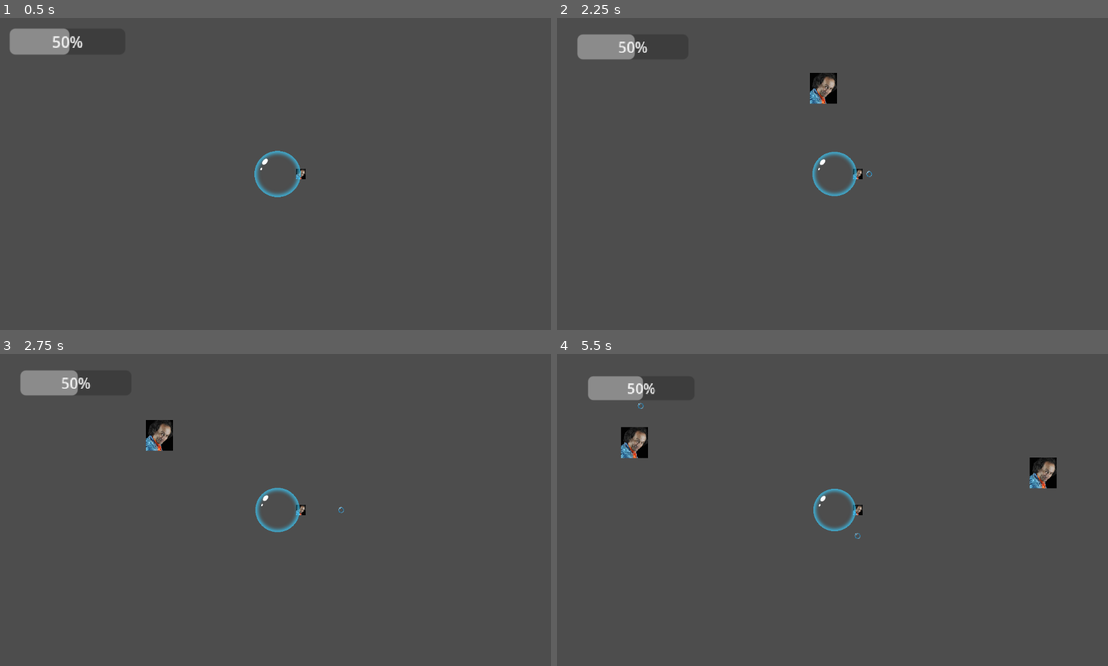
Above: before the commit, frames 1-4 (two rows, left to right).
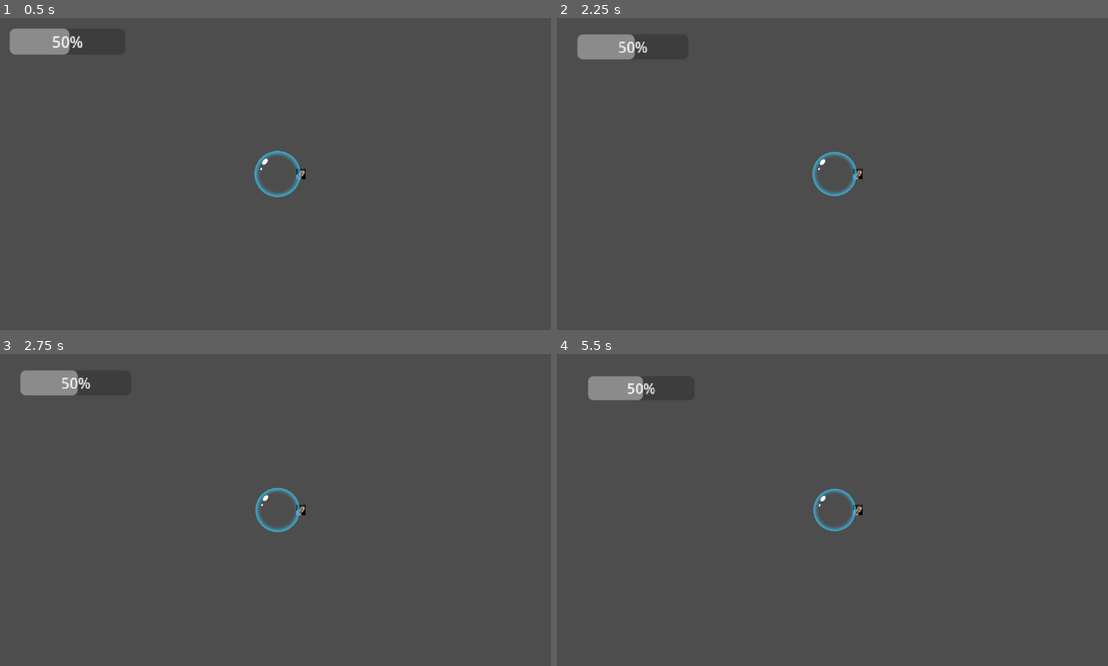
Above: after the commit, the same moments.

Repository: Zodayan/BubbleSurvivor
Game: Godot game, scene res://scenes/game.tscn
Two runs of this game, one before a commit and one after it. Both use one fixed random seed, a clock stepped at 60 frames per second and the inputs below.
Inputs (mouse positions are in pixels of both pictures, inside the frame that each line leads up to):
- Up to frame 1 (0.5 s): no input
- Up to frame 2 (2.25 s): tap Enter at 0.5 s; move the mouse to (959, 158) at 0.52 s; press the mouse at (959, 158) at 0.53 s; hold Right (right) 0.53-1.28 s; move the mouse to (722, 189) at 1.27 s; release the mouse at (722, 189) at 1.28 s; hold Down (down) 1.28-2.03 s; click (722, 189) at 1.35 s; move the mouse to (887, 105) at 2.02 s; press the mouse at (887, 105) at 2.03 s; hold Right (right) from 2.03 s (still down)
- Up to frame 3 (2.75 s): keep holding Right (right)
- Up to frame 4 (5.5 s): move the mouse to (804, 572) at 2.77 s; release Right (right) at 2.78 s; release the mouse at (804, 572) at 2.78 s; hold Up (up) 2.78-3.53 s; click (804, 572) at 2.85 s; move the mouse to (1003, 556) at 3.52 s; press the mouse at (1003, 556) at 3.53 s; hold Q (left) 3.53-5.03 s; move the mouse to (667, 463) at 4.27 s; release the mouse at (667, 463) at 4.28 s; click (667, 463) at 4.35 s; move the mouse to (860, 510) at 5.02 s; press the mouse at (860, 510) at 5.03 s; hold Down (down) from 5.03 s (still down)

Frame 1 is identical in both runs. In frame 2, 0.5% of the frame differs, in the area x 45-58%, y 17-52%; in frame 3, 0.5%; in frame 4, 1.0%, in the area x 11-91%, y 15-60%.

Commit message:
le pistolet simple fonctionne bien

Diff:
--- a/bubblesurvior/scripts/Manager/EnemyManager.gd
+++ b/bubblesurvior/scripts/Manager/EnemyManager.gd
@@ -67,3 +67,19 @@
 func _ennemyKilled(ennemy : Enemy) :
 	wave.erase(ennemy)
 	killCount+=1
+
+func _nearest_enemy(pos: Vector2):
+	# On renvoie void si il n'y a pas d'ennemis dans la liste d'ennemis
+	if len(wave) == 0:
+		return
+
+	# On va itérer sur la liste des ennemis sur la map pour trouver le plus proche du point d'entrée
+	var plus_proche: Enemy = wave[0]
+	var meilleure_dist: float = pos.distance_to(plus_proche.position)
+
+	for ennemi in wave:
+		if pos.distance_to(ennemi.position) < meilleure_dist:
+			meilleure_dist = pos.distance_to(ennemi.position)
+			plus_proche = ennemi
+
+	return plus_proche
--- a/bubblesurvior/scripts/projectiles/projectile_simple.gd
+++ b/bubblesurvior/scripts/projectiles/projectile_simple.gd
@@ -1,2 +1,6 @@
 extends Projectile
 class_name ProjectileSimple
+
+func _init() -> void:
+	vitesse = 600
+	penetration = 1
--- a/bubblesurvior/scripts/weapons/pistolet.gd
+++ b/bubblesurvior/scripts/weapons/pistolet.gd
@@ -9,15 +9,15 @@
 func action_tirer() -> void:
 	var scene_manager: SceneManager = CustomSceneTree.getInstance()._sceneManager
 	var player_manager: PlayerManager = CustomSceneTree.getInstance()._playerManager
+	var enemy_manager: EnnemyManager = CustomSceneTree.getInstance()._ennemyManager
 	var player_direction: Vector2 = Vector2(player_manager.playerBody.deplacementX, player_manager.playerBody.deplacementY)
-	#scene_manager.addScene("res://scenes/projectile_simple.tscn")
 	var nouveau_projectile: ProjectileSimple = projectile_scene.instantiate()
 	nouveau_projectile.arme_associee = self
-	if player_direction.is_zero_approx():
+	# L'arme vise automatiquement l'ennemi le plus proche
+	var ennemi_plus_proche: Enemy = enemy_manager._nearest_enemy(position)
+	if ennemi_plus_proche:
+		nouveau_projectile.direction = ennemi_plus_proche.position - position
+	else:
 		nouveau_projectile.direction = Vector2(1, 0)
-	else:
-		nouveau_projectile.direction = Vector2(player_manager.playerBody.deplacementX, player_manager.playerBody.deplacementY)
-	nouveau_projectile.penetration = 1
-	nouveau_projectile.vitesse = 300
 	nouveau_projectile.position = position
 	CustomSceneTree.getInstance().root.add_child(nouveau_projectile)
